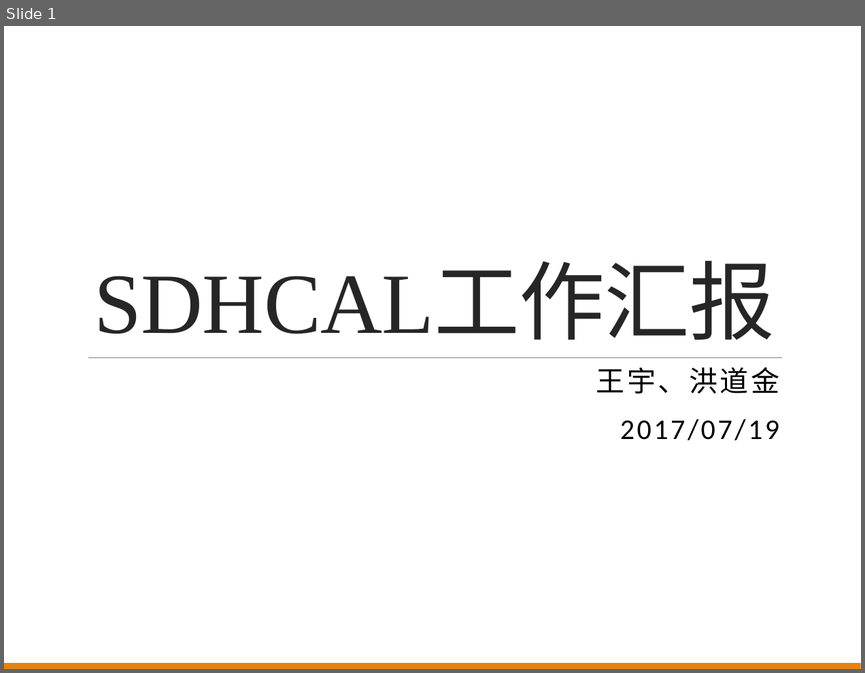
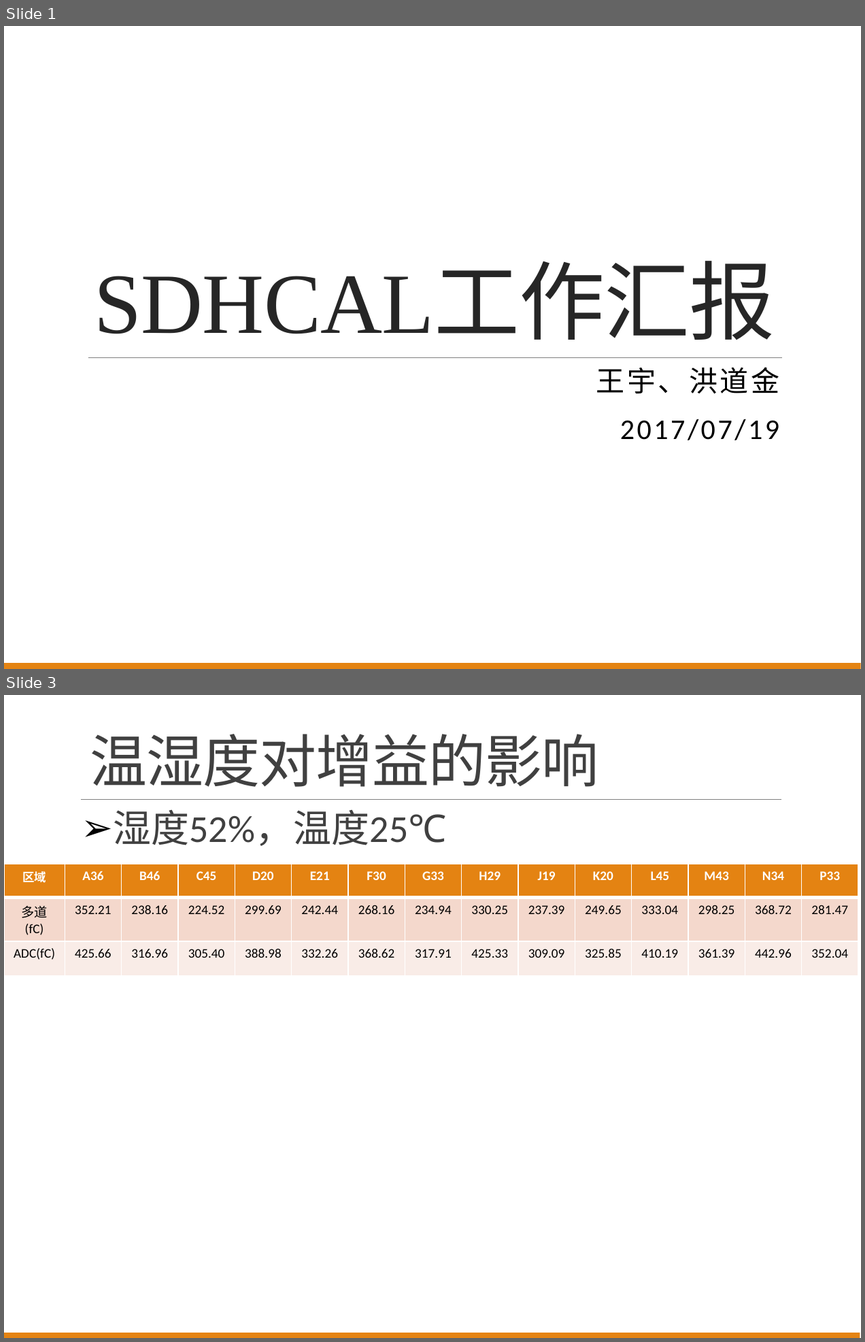
Before and after one commit to wyu0725/SDHCAL_DAQ, a slide deck: Slides/SDHCALReport20170719.pptx. Shown one above the other, each under a label of ours: slide 1 before the commit, slides 1 and 3 after it; the slides between them are not shown. The pictures are 865x673 and 865x1342 pixels, drawn with LibreOffice and Linux fonts; fonts in the diff are those of the drawing. Boxes give left, top, right and bottom in pixels: in the first picture for what was removed or moved away, otherwise in the second. Text is boxed around its words. In the diff, an @@ line names an element or a change of style, - is before the commit and + after.

```diff
--- a/Slides/SDHCALReport20170719.pptx
+++ b/Slides/SDHCALReport20170719.pptx
@@ slide 3 added at (4, 695, 861, 1338), background #FFFFFF @@
@@ title added at (90, 734, 599, 787), 48 pt, text #404040 @@
+温湿度对增益的影响
@@ line added from (81, 800) to (781, 800), #808080 0.5 pt @@
@@ text added at (113, 810, 446, 846), 32 pt, text #404040 @@
+➢ 湿度52%，温度25℃
@@ table added at (4, 864, 857, 966), 3 rows, 15 columns @@
+区域 | A36 | B46 | C45 | D20 | E21 | F30 | G33 | H29 | J19 | K20 | L45 | M43 | N34 | P33
+多道(fC) | 352.21 | 238.16 | 224.52 | 299.69 | 242.44 | 268.16 | 234.94 | 330.25 | 237.39 | 249.65 | 333.04 | 298.25 | 368.72 | 281.47
+ADC(fC) | 425.66 | 316.96 | 305.40 | 388.98 | 332.26 | 368.62 | 317.91 | 425.33 | 309.09 | 325.85 | 410.19 | 361.39 | 442.96 | 352.04
@@ rectangle added at (4, 1332, 860, 1338), fill #E48312 @@
```
Also in this commit, not shown: 2 slides changed, 2 other slides added, 3 slides removed, 1 other file.
